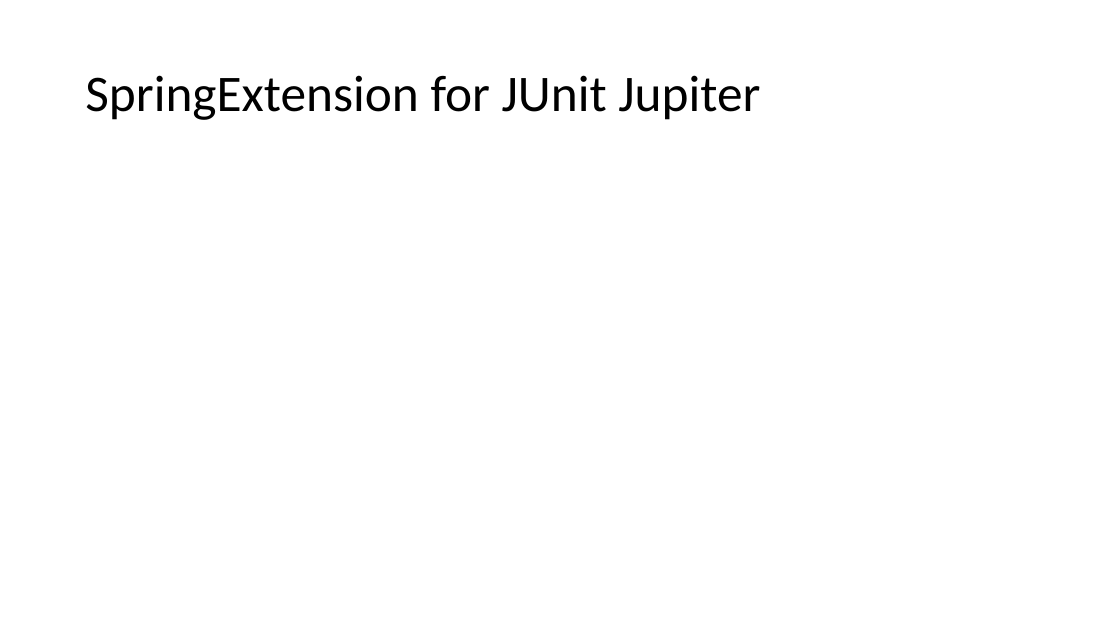
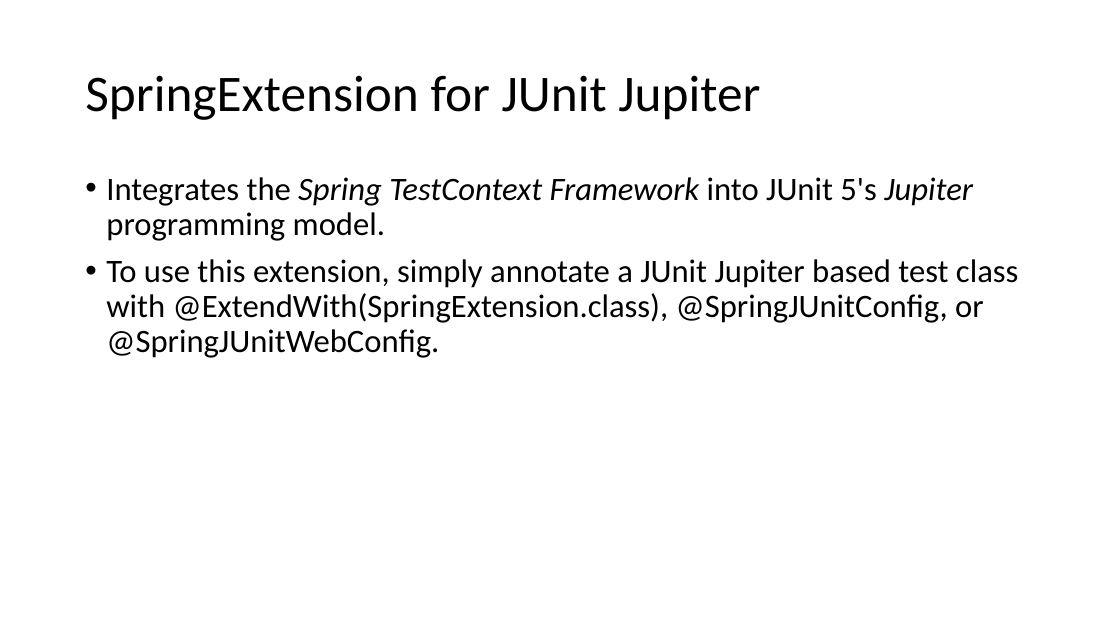
Before and after one commit to cebartling/test-driven, a slide deck: slide 2 of presentations/Introduction to Spring Framework Unit Testing Support.pptx. Drawn at 1120x630 pixels with LibreOffice and Linux fonts; fonts in the diff are those of the drawing. Boxes give left, top, right and bottom in pixels: in the first picture for what was removed or moved away, otherwise in the second. Text is boxed around its words. In the diff, an @@ line names an element or a change of style, - is before the commit and + after.

Commit message:
Updates to unit testing with Spring

```diff
--- a/presentations/Introduction to Spring Framework Unit Testing Support.pptx
+++ b/presentations/Introduction to Spring Framework Unit Testing Support.pptx
@@ text added at bbox=[106, 177, 1018, 358], 28 pt, text #000000 @@
+• Integrates the Spring TestContext Framework into JUnit 5's Jupiter programming model.
+• To use this extension, simply annotate a JUnit Jupiter based test class with @ExtendWith(SpringExtension.class), @SpringJUnitConfig, or @SpringJUnitWebConfig.
```
